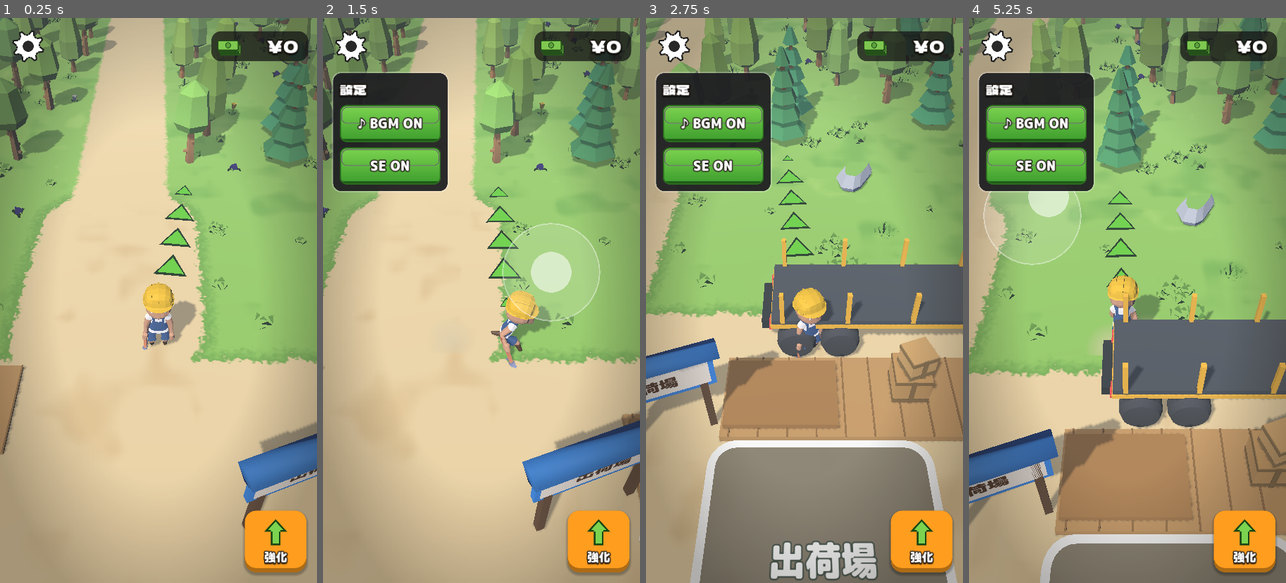
Above: before the commit, frames 1-4 (left to right).
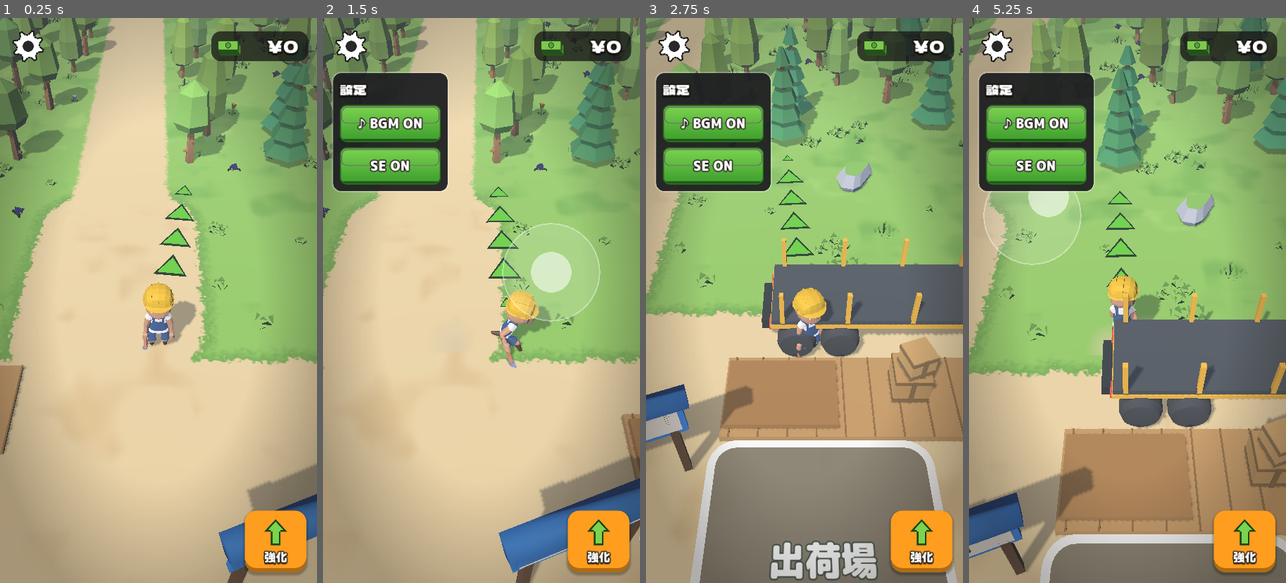
Above: after the commit, the same moments.

Repository: seoooma/tree-miner
Game: Godot game, scene res://scenes/main.tscn
The game is run twice, just before and just after one commit, with the same random seed, the same clock (stepped at 60 frames per second) and the same inputs.
Inputs (mouse positions are in pixels of both pictures, inside the frame that each line leads up to):
- Up to frame 1 (0.25 s): no input
- Up to frame 2 (1.5 s): click (351, 46) at 0.52 s; tap Enter at 1.25 s; move the mouse to (551, 272) at 1.27 s; hold D from 1.28 s (still down); tap E at 1.35 s; click (551, 272) at 1.42 s
- Up to frame 3 (2.75 s): release D at 2 s; drag from (741, 328) to (788, 413) at 2.02 s
- Up to frame 4 (5.25 s): move the mouse to (1159, 176) at 2.77 s; hold D 2.78-3.5 s; tap E at 2.85, 4.35 s; drag from (1111, 413) to (1032, 215) at 3.52 s; move the mouse to (1222, 385) at 4.27 s; hold A 4.28-5 s; drag from (1032, 215) to (1079, 159) at 5.02 s

The runs differ from the first frame. In frame 1, 3.8% of the frame differs, in the area x 68-100%, y 71-100%; in frame 2, 6.6%; in frame 3, 5.2%; in frame 4, 6.8%, in the area x 0-48%, y 70-99%.

Commit message:
板の黒ずみを直し、山は上から使い、板のコンベアを曲げず、丸太の大きさをそろえる
- 板のメッシュは面ごとの法線にする（Fx.merged_flat）。角の法線の平均で面が陰って黒ずんでいた
- 製材所は山のいちばん上の丸太から加工する。出荷場も荷台の板を上から積み込む
- 製材所から出荷場への板のコンベアを1本の斜めのベルトにする（Conveyor は斜めの区間に対応）。看板はその手前へ
- 丸太の長さを 0.9m にそろえ、背中・山・荷台・川で拡大しない

Co-Authored-By: Claude Opus 5.5 <noreply@anthropic.com>
Claude-Session: https://claude.ai/code/session_01PjCfvAG51YjzqKLmEF9uCq

Diff:
--- a/scripts/fx.gd
+++ b/scripts/fx.gd
@@ -91,6 +91,44 @@
 		st.create_from(raw, 0)
 		st.generate_normals()
 		var out := st.commit()
+		out.surface_set_material(0, vertex_color_material())
+		return out)
+
+
+## merged と同じく頂点カラーで1つにまとめるが、法線は面ごと（箱の角で法線を平均しない）。
+## 板のような箱形を merged でまとめると、角の法線が平均されて面が斜めに陰り、黒ずんで見えるため。
+## 各プリミティブは凸形の前提で、法線はそのプリミティブの中心から外向きにそろえる。
+static func merged_flat(key: String, parts: Array) -> Mesh:
+	return _cached(key, func() -> Mesh:
+		var verts := PackedVector3Array()
+		var normals := PackedVector3Array()
+		var colors := PackedColorArray()
+		for part in parts:
+			var prim: Mesh = part[0]
+			var xf: Transform3D = part[1]
+			var color: Color = part[2]
+			var arrays := prim.surface_get_arrays(0)
+			var pv: PackedVector3Array = arrays[Mesh.ARRAY_VERTEX]
+			var idx: PackedInt32Array = arrays[Mesh.ARRAY_INDEX]
+			var order: Array = Array(idx) if not idx.is_empty() else range(pv.size())
+			for t in range(0, order.size(), 3):
+				var a := xf * pv[order[t]]
+				var b := xf * pv[order[t + 1]]
+				var c := xf * pv[order[t + 2]]
+				var n := (b - a).cross(c - a).normalized()
+				if n.dot((a + b + c) / 3.0 - xf.origin) < 0.0:
+					n = -n
+				for v in [a, b, c]:
+					verts.append(v)
+					normals.append(n)
+					colors.append(color)
+		var arr := []
+		arr.resize(Mesh.ARRAY_MAX)
+		arr[Mesh.ARRAY_VERTEX] = verts
+		arr[Mesh.ARRAY_NORMAL] = normals
+		arr[Mesh.ARRAY_COLOR] = colors
+		var out := ArrayMesh.new()
+		out.add_surface_from_arrays(Mesh.PRIMITIVE_TRIANGLES, arr)
 		out.surface_set_material(0, vertex_color_material())
 		return out)
 
--- a/scripts/world/carry_stack.gd
+++ b/scripts/world/carry_stack.gd
@@ -6,7 +6,7 @@
 
 signal changed
 
-const ITEM_HEIGHT := 0.2
+const ITEM_HEIGHT := 0.22
 
 var items: Array[Dictionary] = []
 ## 見た目の並べ方（運搬車の荷台などで横に並べる）
@@ -96,5 +96,4 @@
 		return plank
 	var log_mesh := LogDrop.make_log_mesh(item.get("tree", ""))
 	log_mesh.position = pos
-	log_mesh.scale = Vector3.ONE * 0.85
 	return log_mesh
--- a/scripts/world/conveyor.gd
+++ b/scripts/world/conveyor.gd
@@ -128,30 +128,29 @@
 		var b := p[k]
 		var seg := a.distance_to(b)
 		total += seg
-		var mid := (a + b) * 0.5
+		var dir := (b - a).normalized()
+		# 区間ごとに、ベルトの向き（ローカルの +Z）を区間の向きに回したノードに作る（斜めの区間にも対応）
+		var part := Node3D.new()
+		part.position = (a + b) * 0.5
+		part.rotation.y = atan2(dir.x, dir.z)
+		root.add_child(part)
 		var seg_len := seg + 0.8
-		var along_x := absf(b.x - a.x) > absf(b.z - a.z)
-		var belt_size := Vector3(seg_len, 0.05, 0.62) if along_x else Vector3(0.62, 0.05, seg_len)
-		var frame_size := Vector3(seg_len, 0.1, 0.74) if along_x else Vector3(0.74, 0.1, seg_len)
-		root.add_child(Fx.box(frame_size, Color("#8c939a"), mid + Vector3(0, 0.25, 0), "metal"))
-		root.add_child(Fx.box(belt_size, Color("#3d4247"), mid + Vector3(0, 0.31, 0), "metal"))
+		part.add_child(Fx.box(Vector3(0.74, 0.1, seg_len), Color("#8c939a"), Vector3(0, 0.25, 0), "metal"))
+		part.add_child(Fx.box(Vector3(0.62, 0.05, seg_len), Color("#3d4247"), Vector3(0, 0.31, 0), "metal"))
 		# 脚
-		var dir := (b - a).normalized()
 		var steps := maxi(1, floori(seg_len / 1.6))
 		for j in steps + 1:
-			var q := (a - dir * 0.3).lerp(b + dir * 0.3, j / float(steps))
+			var z := lerpf(-seg * 0.5 - 0.3, seg * 0.5 + 0.3, j / float(steps))
 			for side in [-0.38, 0.38]:
-				var off := Vector3(0, 0, side * 0.8) if along_x else Vector3(side * 0.8, 0, 0)
-				root.add_child(Fx.box(Vector3(0.07, 0.22, 0.07), Color("#5b6168"), q + off + Vector3(0, 0.11, 0), "metal"))
+				part.add_child(Fx.box(Vector3(0.07, 0.22, 0.07), Color("#5b6168"), Vector3(side * 0.8, 0.11, z), "metal"))
 		# ベルトの継ぎ目（動いていることが分かるように流す）
-		var stripe_size := Vector3(0.05, 0.012, 0.6) if along_x else Vector3(0.6, 0.012, 0.05)
 		var n := maxi(1, floori(seg / 0.5))
 		for j in n:
-			var s := Fx.box(stripe_size, Color("#5b6168"), a + dir * (j * 0.5) + Vector3(0, 0.34, 0), "metal")
-			s.set_meta("base", a + Vector3(0, 0.34, 0))
-			s.set_meta("dir", dir)
+			var s := Fx.box(Vector3(0.6, 0.012, 0.05), Color("#5b6168"), Vector3(0, 0.34, -seg * 0.5 + j * 0.5), "metal")
+			s.set_meta("base", Vector3(0, 0.34, -seg * 0.5))
+			s.set_meta("dir", Vector3(0, 0, 1))
 			s.set_meta("seg", seg)
 			s.set_meta("off", j * 0.5)
-			root.add_child(s)
+			part.add_child(s)
 			stripes.append(s)
 	return total
--- a/scripts/world/log_drop.gd
+++ b/scripts/world/log_drop.gd
@@ -3,6 +3,8 @@
 ## 木を倒したときに地面に落ちる丸太。運搬者（プレイヤー・運搬役の伐採員・運搬車）が近づくと吸い寄せられて拾われる。
 
 const SPAWN_SEC := 0.35
+## 丸太の長さ。地面・背中・山・荷台・コンベアのどこでも同じ大きさで見せる（場所ごとに拡大しない）
+const LOG_LENGTH := 0.9
 
 var tree_id := ""
 var collected := false
@@ -73,13 +75,13 @@
 	var grade := grade_color(def)
 	var along := Transform3D(Basis(Vector3.BACK, PI * 0.5), Vector3.ZERO)
 	var mesh := _log_mesh("log/" + p_tree_id, [
-		[_cyl(0.11, 0.7, 10), along, bark],
+		[_cyl(0.11, LOG_LENGTH, 10), along, bark],
 		# 木口は樹皮と同じ長さの面に薄く貼る（端が角張った円柱に見えるように）
-		[_cyl(0.092, 0.706, 10), along, Color(end_c.r, end_c.g, end_c.b, 0.5)],
+		[_cyl(0.092, LOG_LENGTH + 0.006, 10), along, Color(end_c.r, end_c.g, end_c.b, 0.5)],
 		# 年輪（木口の内側の少し濃い輪）
-		[_cyl(0.064, 0.709, 10), along, Color(end_c.darkened(0.14).r, end_c.darkened(0.14).g, end_c.darkened(0.14).b, 0.5)],
-		[_cyl(0.05, 0.71, 10), along, Color(end_c.r, end_c.g, end_c.b, 0.5)],
-		[_cyl(0.026, 0.712, 6), along, Color(grade.r, grade.g, grade.b, 0.5)],
+		[_cyl(0.064, LOG_LENGTH + 0.009, 10), along, Color(end_c.darkened(0.14).r, end_c.darkened(0.14).g, end_c.darkened(0.14).b, 0.5)],
+		[_cyl(0.05, LOG_LENGTH + 0.01, 10), along, Color(end_c.r, end_c.g, end_c.b, 0.5)],
+		[_cyl(0.026, LOG_LENGTH + 0.012, 6), along, Color(grade.r, grade.g, grade.b, 0.5)],
 		[_cyl(0.114, 0.05, 10), along, Color(grade.r, grade.g, grade.b, 0.0)],
 	])
 	var mi := MeshInstance3D.new()
--- a/scripts/world/log_line.gd
+++ b/scripts/world/log_line.gd
@@ -223,7 +223,6 @@
 
 func _make_item_visual(tree_id: String) -> Node3D:
 	var log_mesh := LogDrop.make_log_mesh(tree_id)
-	log_mesh.scale = Vector3(1.6, 1.4, 1.4)
 	return log_mesh
 
 
@@ -280,7 +279,6 @@
 	# 丸太を左右に向けて奥行きに6本（1段6本。上の段は半分ずらす）。数は待っている丸太と同じ
 	_yard_pile = ItemPile.new(func(id: String) -> MeshInstance3D:
 		var log_mesh := LogDrop.make_log_mesh(id, 0.0) as MeshInstance3D
-		log_mesh.scale = Vector3(1.5, 1.0, 1.0)
 		return log_mesh)
 	_yard_pile.cols = 1
 	_yard_pile.rows = 6
--- a/scripts/world/sale_truck.gd
+++ b/scripts/world/sale_truck.gd
@@ -127,7 +127,6 @@
 	var node: Node3D
 	if item["kind"] == "log":
 		node = LogDrop.make_log_mesh(item["tree"], 0.0)
-		node.scale = Vector3(1.3, 1.2, 1.2)
 	else:
 		node = Sawmill._plank_mesh(item["tree"])
 	node.position = _slot(index)
--- a/scripts/world/sawmill.gd
+++ b/scripts/world/sawmill.gd
@@ -242,7 +242,12 @@
 
 func _accept_log(tree_id: String) -> void:
 	if is_line_unlocked():
-		queue.append(tree_id)
+		# 山は上から使う（queue の最後が製材台で加工中の1本）。加工中の1本はそのままにして、
+		# 新しく来た丸太はその手前＝山のいちばん上に積む
+		if queue.is_empty():
+			queue.append(tree_id)
+		else:
+			queue.insert(queue.size() - 1, tree_id)
 		_rebuild_input()
 	else:
 		var price := GameData.log_price(tree_id)
@@ -260,7 +265,7 @@
 	var changed := false
 	while _progress >= 1.0 and not queue.is_empty():
 		_progress -= 1.0
-		output.append(queue.pop_front())
+		output.append(queue.pop_back())
 		changed = true
 	if changed:
 		_rebuild_output()
@@ -276,7 +281,7 @@
 		_work_log.visible = false
 		_work_plank.visible = false
 		return
-	var tree_id: String = queue[0]
+	var tree_id: String = queue.back()
 	if tree_id != _work_tree:
 		_work_tree = tree_id
 		for child in _work_log.get_children():
@@ -298,18 +303,17 @@
 	_output_pile.show_items(output)
 
 
-## 丸太置き場の加工待ちの丸太の山。製材台の上で加工中の1本（queue の先頭）は山から除くので、
+## 丸太置き場の加工待ちの丸太の山。製材台の上で加工中の1本（queue の最後＝山のいちばん上から取った1本）は山から除くので、
 ## 山と製材台の丸太を合わせた数が queue と同じになる
 func _rebuild_input() -> void:
 	var waiting := queue
 	if is_line_unlocked() and not queue.is_empty():
-		waiting = queue.slice(1)
+		waiting = queue.slice(0, queue.size() - 1)
 	_input_pile.show_items(waiting)
 
 
 static func _pile_log(tree_id: String) -> MeshInstance3D:
 	var log_mesh := LogDrop.make_log_mesh(tree_id, 90.0) as MeshInstance3D
-	log_mesh.scale = Vector3(1.5, 1.0, 1.0)
 	return log_mesh
 
 
@@ -322,7 +326,7 @@
 	box.size = Vector3(0.8, 0.16, 0.3)
 	var cap := BoxMesh.new()
 	cap.size = Vector3(0.05, 0.162, 0.302)
-	var mesh := Fx.merged("plank/" + tree_id, [
+	var mesh := Fx.merged_flat("plank/" + tree_id, [
 		[box, Transform3D.IDENTITY, body],
 		[cap, Transform3D(Basis.IDENTITY, Vector3(0.425, 0, 0)), grade],
 		[cap, Transform3D(Basis.IDENTITY, Vector3(-0.425, 0, 0)), grade],
--- a/scripts/world/ship_dock.gd
+++ b/scripts/world/ship_dock.gd
@@ -77,7 +77,8 @@
 	c2.rotation_degrees.y = 20.0
 	add_child(c2)
 	var signboard := Props.signboard("出荷場", Color("#3b8fe0"))
-	signboard.position = Vector3(-2.5, 0, -1.9)
+	# 看板は板のコンベアの手前に立てる（コンベアに重ならないように）
+	signboard.position = Vector3(-2.8, 0, -1.1)
 	signboard.rotation_degrees.y = 20.0
 	add_child(signboard)
 	# 販売のトラック（プレイヤーが乗る機械とは別。乗れない）
@@ -124,9 +125,9 @@
 		return
 	var from := sawmill.output_pile_position() - global_position
 	var to := _stock_pile.position
-	var start := Vector3(from.x + 1.0, 0, from.z)
-	var turn_x := to.x - 2.0
-	var path: Array[Vector3] = [start, Vector3(turn_x, 0, start.z), Vector3(turn_x, 0, to.z), Vector3(to.x - 1.15, 0, to.z)]
+	# 製材所の板置き場の右から荷台の左まで、曲げずに1本の斜めのベルトでつなぐ
+	var start := Vector3(from.x + 1.3, 0, from.z)
+	var path: Array[Vector3] = [start, Vector3(to.x - 1.15, 0, to.z)]
 	belt = Conveyor.new()
 	belt.path = path
 	belt.rate_source = func() -> float: return GameState.value(BELT_ID)
@@ -211,7 +212,7 @@
 		Fx.fly_item(self, LogDrop.make_log_mesh(log_id), from, truck.next_slot_position(), 0.3)
 		truck.add_cargo("log", log_id)
 	else:
-		var plank_id: String = stock.pop_front()
+		var plank_id: String = stock.pop_back()
 		var from := _pile_top()
 		_rebuild_stock()
 		Fx.fly_item(self, Sawmill._plank_mesh(plank_id), from, truck.next_slot_position(), 0.3)
--- a/tools/cloud/shots.gd
+++ b/tools/cloud/shots.gd
@@ -246,3 +246,13 @@
 	line._rebuild_yard()
 	_place(line.yard_pad_position() + Vector3(1.5, 0, 1.5))
 	await _wait(0.5)
+
+
+## 製材所から出荷場への板のコンベア（名前を指定したときだけ撮る: belt）
+func _shot_belt() -> void:
+	GameState.buy_upgrade("plank_belt")
+	for i in 12:
+		main.sawmill.output.append("pine")
+	main.sawmill._rebuild_output()
+	_place(Vector3(1.0, 0, 8.0))
+	await _wait(2.0)
